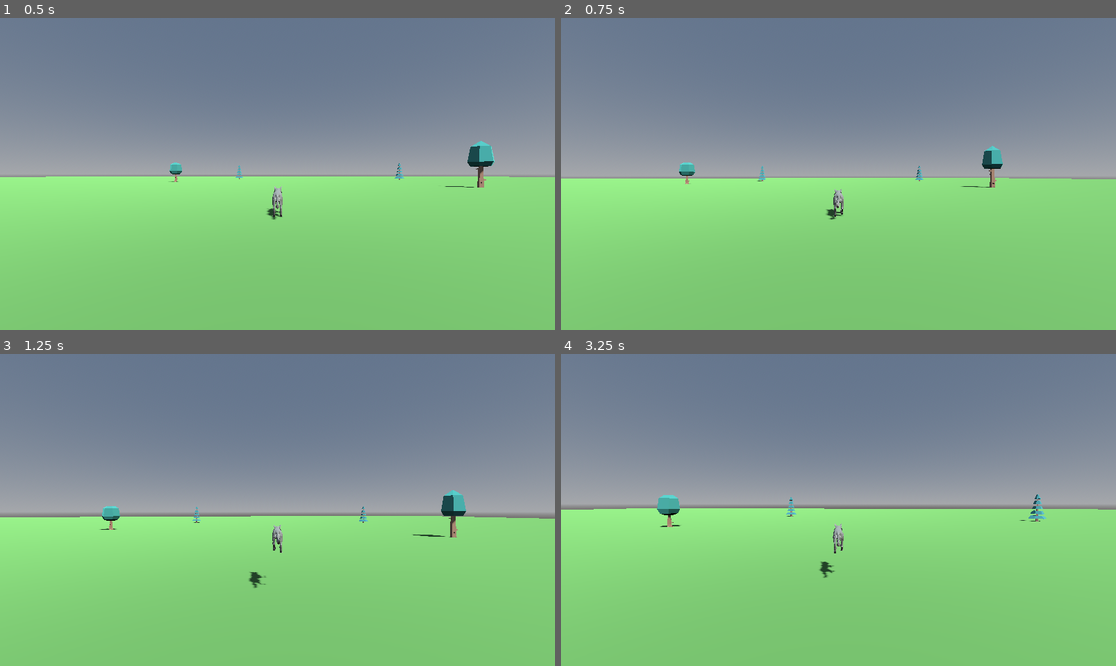
Above: before the commit, frames 1-4 (two rows, left to right).
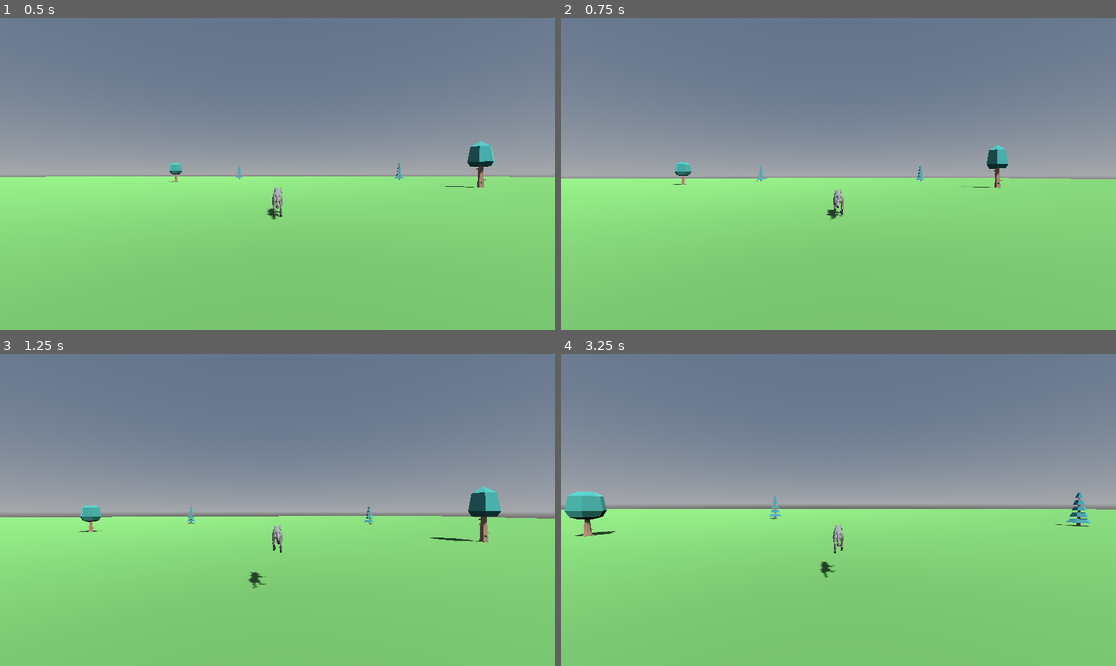
Above: after the commit, the same moments.

Repository: erikm6872/animal-survival-bonanza
Game: Godot game, scene res://scenes/world/test_world.tscn
Two runs of this game, one before a commit and one after it. Both use one fixed random seed, a clock stepped at 60 frames per second and the inputs below.
Inputs (mouse positions are in pixels of both pictures, inside the frame that each line leads up to):
- Up to frame 1 (0.5 s): no input
- Up to frame 2 (0.75 s): move the mouse to (866, 174) at 0.52 s; hold W (move_forward) from 0.53 s (still down); hold Shift (sprint, bound only after the commit) from 0.53 s (still down)
- Up to frame 3 (1.25 s): keep holding W (move_forward); keep holding Shift (sprint, bound only after the commit); tap Space (jump) at 0.77 s
- Up to frame 4 (3.25 s): keep holding W (move_forward); move the mouse to (810, 510) at 1.27 s; release Shift (sprint, bound only after the commit) at 1.28 s; tap ^ (sprint, bound only before the commit) at 1.35, 2.85 s; tap Space (jump) at 1.52, 3.02 s; move the mouse to (849, 503) at 2.02 s; hold Shift (sprint, bound only after the commit) 2.03-2.78 s; move the mouse to (832, 516) at 2.77 s

Frame 1 is identical in both runs. In frame 2, 0.5% of the frame differs, in the area x 20-92%, y 40-65%; in frame 3, 1.5%, in the area x 14-98%, y 42-76%; in frame 4, 1.5%.

Commit message:
Fix sprint input binding to an invalid keycode
The sprint action's physical_keycode was 4503599627370590, a garbage
value from the original scaffolding (not a valid Godot Key enum
value), so Shift never actually triggered the action regardless of
what was pressed. KEY_SHIFT is 4194325.

Co-Authored-By: Claude Sonnet 5 <noreply@anthropic.com>

Diff:
--- a/project.godot
+++ b/project.godot
@@ -44,7 +44,7 @@
 }
 sprint={
 "deadzone": 0.2,
-"events": [Object(InputEventKey,"resource_local_to_scene":fa …(141 unchanged characters)… ":false,"keycode":0,"physical_keycode":4503599627370590,"key_label":0,"unicode":0,"location":0,"echo":false,"script":null)
+"events": [Object(InputEventKey,"resource_local_to_scene":fa …(141 unchanged characters)… ":false,"keycode":0,"physical_keycode":4194325,"key_label":0,"unicode":0,"location":0,"echo":false,"script":null)
 ]
 }
 attack={
